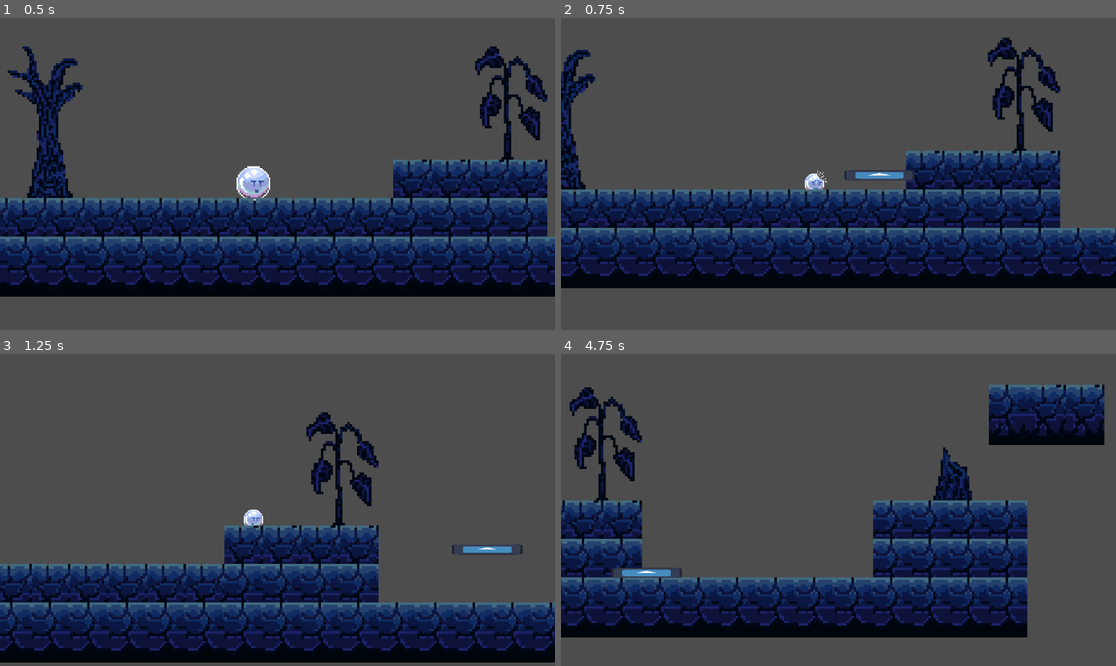
Above: before the commit, frames 1-4 (two rows, left to right).
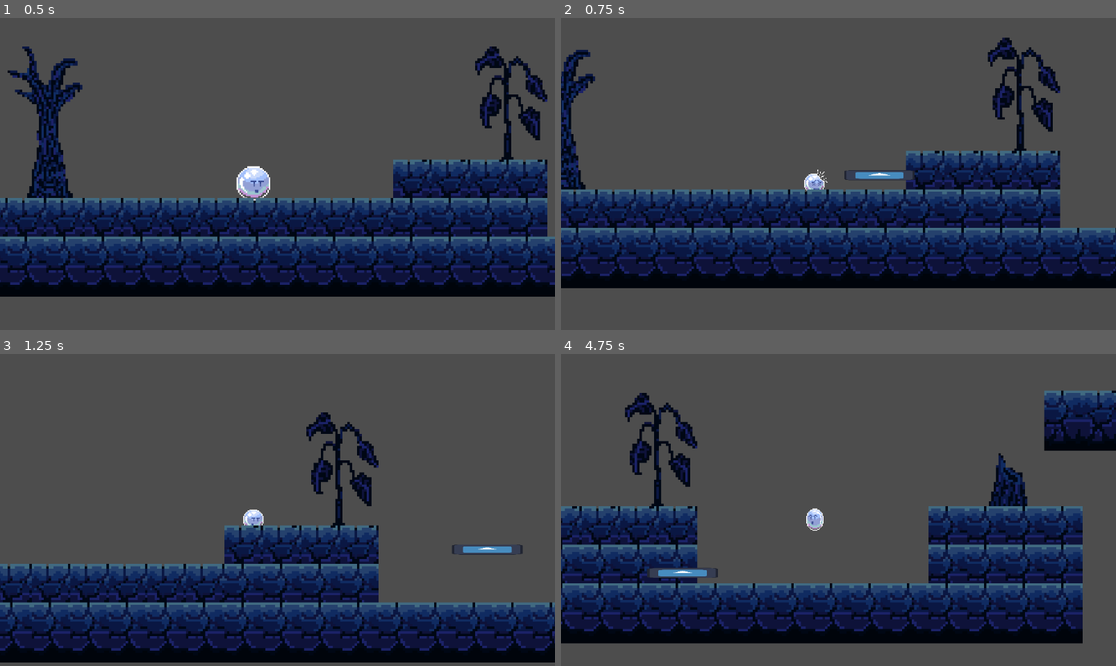
Above: after the commit, the same moments.

Repository: ricaardoandrees/CaracasGameJam2025
Game: Godot game, scene res://game.tscn
The game is run twice, just before and just after one commit, with the same random seed, the same clock (stepped at 60 frames per second) and the same inputs. The engine's default icon, where the game draws it, is replaced by a stand-in: a white triangle on a blue panel in a dark square.
Inputs:
- Up to frame 1 (0.5 s): no input
- Up to frame 2 (0.75 s): tap Enter (suicidarse) at 0.5 s; hold D (derecha) from 0.53 s (still down); hold E (disparar) from 0.53 s (still down)
- Up to frame 3 (1.25 s): keep holding D (derecha); keep holding E (disparar); tap Space (saltar) at 0.77 s
- Up to frame 4 (4.75 s): release E (disparar) at 1.28 s; tap E (disparar) at 1.35, 2.3, 3.05, 4.35 s; tap Space (saltar) at 1.52, 3.02, 3.77, 4.52 s; release D (derecha) at 2.03 s; hold A (izquierda) 2.03-2.78 s; hold Q (inflar) 2.03-2.78 s; hold D (derecha) 2.78-4.28 s; tap Enter (suicidarse) at 2.85 s; hold E (disparar) 3.53-4.28 s; hold A (izquierda) from 4.28 s (still down)

Frame 1 is identical in both runs. In frame 2, less than 0.1% of the frame differs, in the area x 43-49%, y 48-56%; in frame 3, less than 0.1%; in frame 4, 32%, in the area x 0-100%, y 9-93%.

Commit message:
ahora tiene minimo de tamano

Diff:
--- a/Scripts/PlayerBurbuja.gd
+++ b/Scripts/PlayerBurbuja.gd
@@ -17,6 +17,7 @@
 
 func _ready():
 	escalaMIN = animated_sprite_2d.scale * 0.6
+	print(escalaMIN)
 
 
 
@@ -73,8 +74,9 @@
 		var instancia = balla_burbuja.instantiate()
 		instancia.position = animated_sprite_2d.global_position
 		instancia.DIRECTION = DIRECTION
-		animated_sprite_2d.scale *=  (animated_sprite_2d.scale * 0.9) if (escalaMIN < animated_sprite_2d.scale) else escalaMIN
-		collision_shape_2d.scale *=  (animated_sprite_2d.scale * 0.9) if (escalaMIN < animated_sprite_2d.scale) else escalaMIN
+		print()
+		animated_sprite_2d.scale = (animated_sprite_2d.scale * 0.9) if (escalaMIN > animated_sprite_2d.scale) else escalaMIN
+		collision_shape_2d.scale = (animated_sprite_2d.scale * 0.9) if (escalaMIN > animated_sprite_2d.scale) else escalaMIN
 		get_parent().add_child(instancia)
 	if event.is_action_pressed("suicidarse"):
 		print("muelto")
